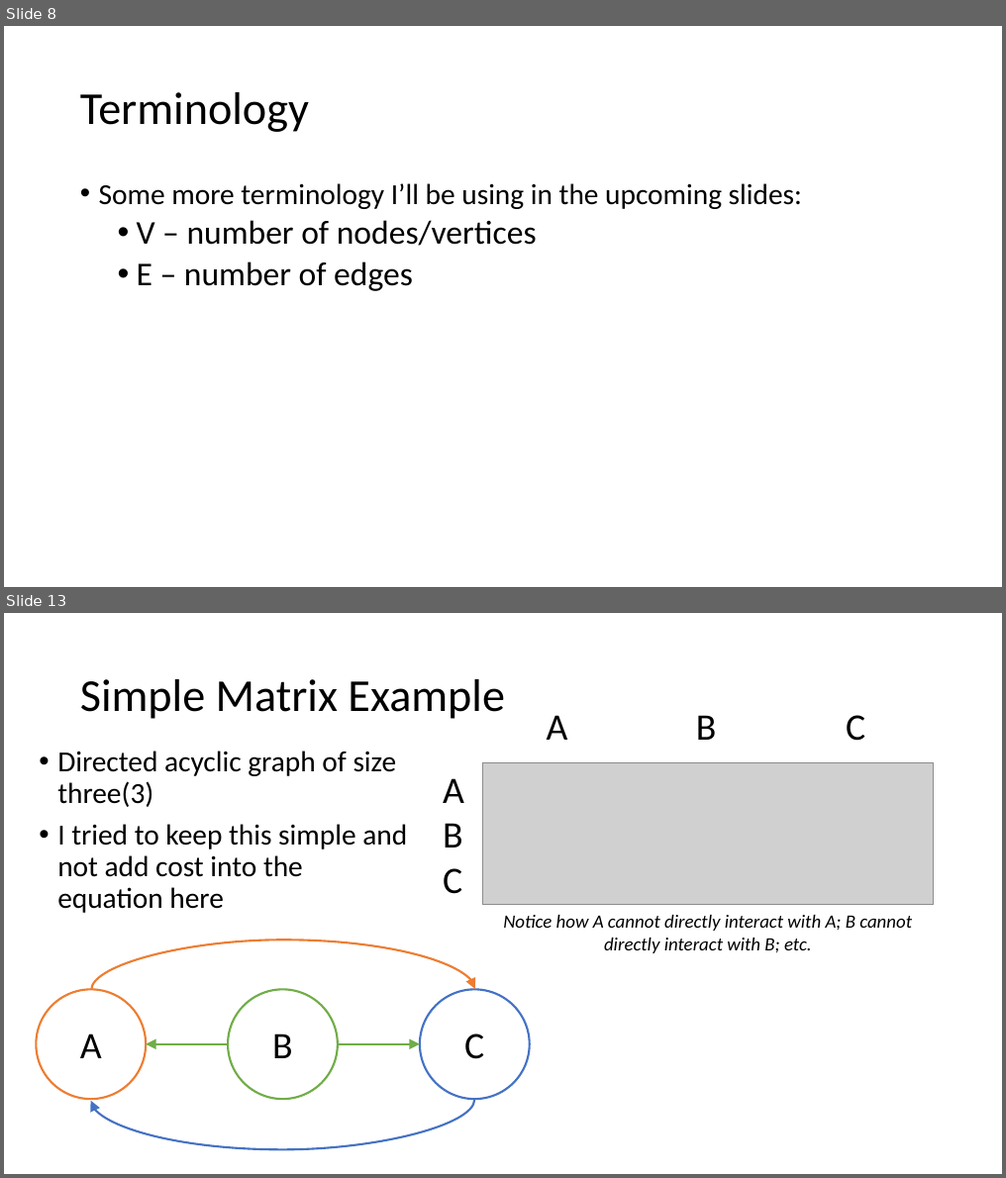
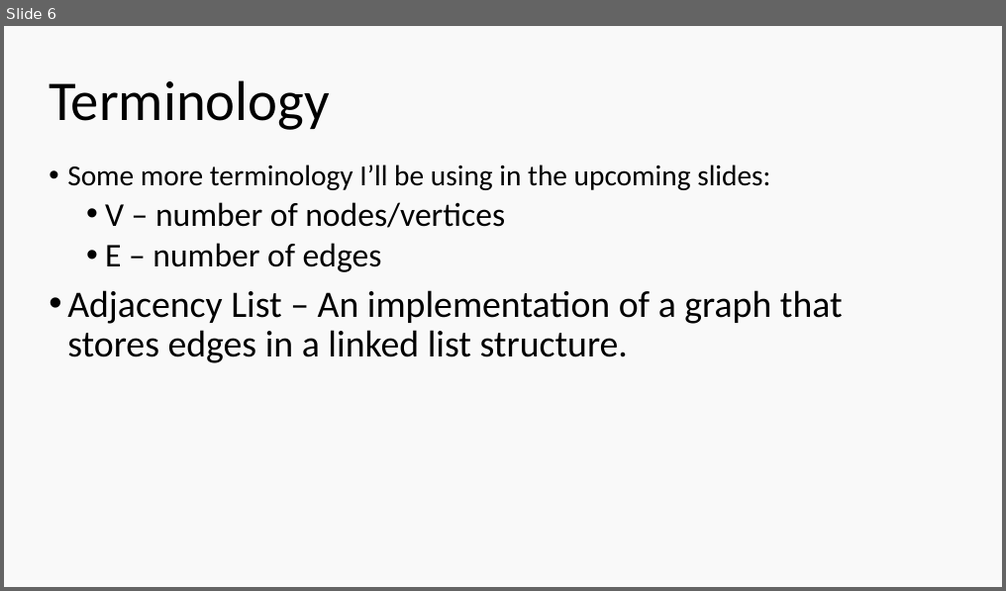
Before and after one commit to ethanatortx/graph_lab_presentation, a slide deck: graphs_pp.pptx. Shown one above the other, each under a label of ours: slides 8 and 13 before the commit, slide 6 after it; the slides between them are not shown. The pictures are 1006x1178 and 1006x591 pixels, drawn with LibreOffice and Linux fonts; fonts in the diff are those of the drawing; grey boxes stand for pictures. Boxes give left, top, right and bottom in pixels: in the first picture for what was removed or moved away, otherwise in the second. Text is boxed around its words. In the diff, an @@ line names an element or a change of style, - is before the commit and + after.

Commit message:
graph lab changes

```diff
--- a/graphs_pp.pptx
+++ b/graphs_pp.pptx
@@ slide 13 removed at box(4, 613, 1002, 1174), background #FFFFFF @@
@@ title removed at box(80, 679, 505, 719) @@
-Simple Matrix Example
@@ text removed at box(547, 715, 865, 741) @@
-A B C
@@ text removed at box(57, 751, 407, 913) @@
-• Directed acyclic graph of size three(3)
-• I tried to keep this simple and not add cost into the equation here
@@ text removed at box(443, 778, 464, 894) @@
-A
-B
-C
@@ picture removed at box(482, 762, 933, 905) @@
@@ text removed at box(503, 915, 912, 954) @@
-Notice how A cannot directly interact with A; B cannot directly interact with B; etc.
@@ curved arrow removed from (91, 990) to (475, 989) @@
@@ ellipse removed at box(37, 989, 147, 1100) @@
-A
@@ ellipse removed at box(228, 989, 338, 1100) @@
-B
@@ ellipse removed at box(420, 989, 530, 1100) @@
-C
@@ arrow removed from (228, 1045) to (146, 1045) @@
@@ arrow removed from (338, 1045) to (420, 1045) @@
@@ curved arrow removed from (475, 1100) to (91, 1101) @@
@@ what was slide 8 is now slide 6 @@
@@ slide 6 changed as well @@
@@ background #FFFFFF to #F9F9F9 @@
@@ text "Terminology": place and size @@
-text "Terminology" at box(80, 92, 309, 132)
+text "Terminology" at box(49, 80, 329, 130)
@@ text "Terminology" at box(49, 80, 329, 130): size 44 to 54 pt @@
@@ text "Some more terminology I’ll be ...": place and size @@
-text "Some more terminology I’ll be ..." at box(99, 183, 802, 291)
+text "Some more terminology I’ll be ..." at box(67, 165, 843, 364)
@@ text at box(67, 290, 843, 364): paragraph added @@
+• Adjacency List – An implementation of a graph that stores edges in a linked list structure.
```
Also in this commit, not shown: 5 other slides changed, 2 slides added, 6 other slides removed, 5 other files.
